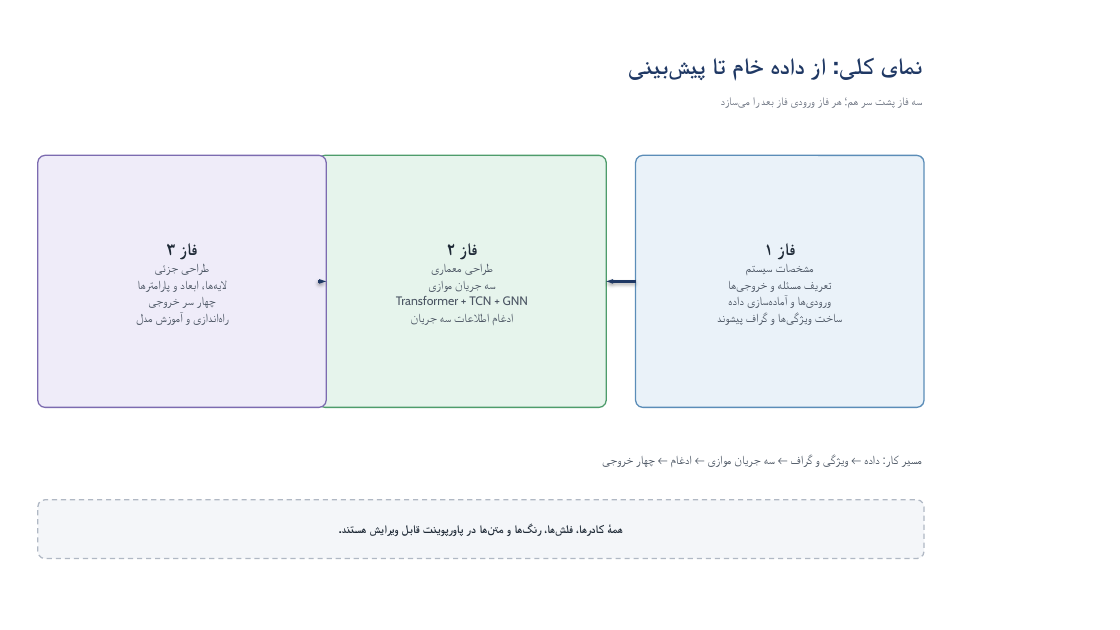
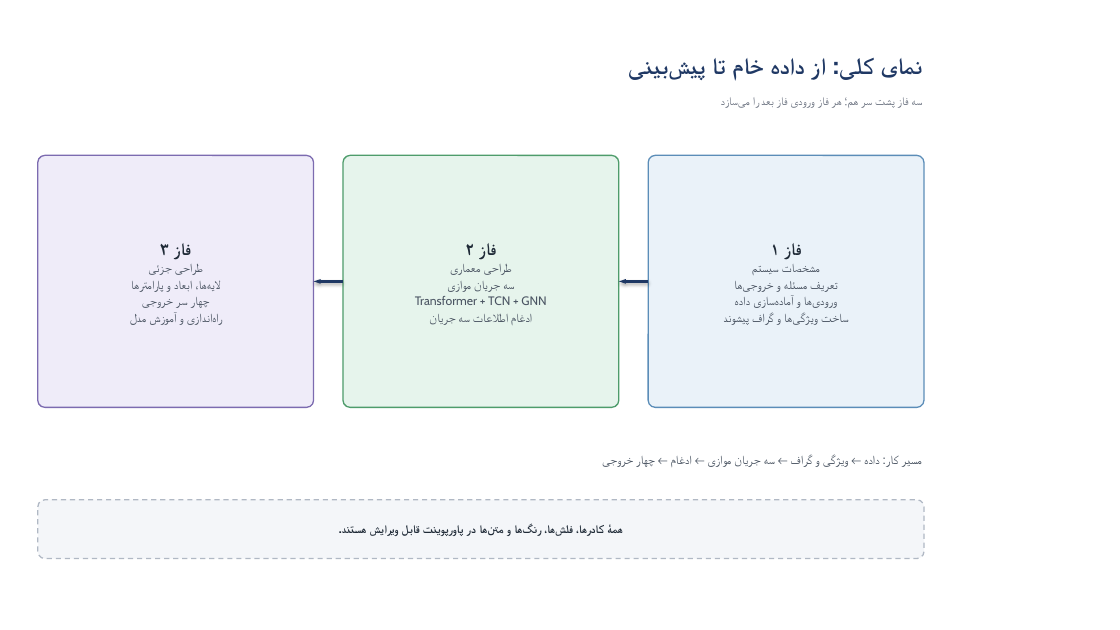
Before and after one commit to omidgholami74/farshid, a slide deck: slide 2 of prometheus-architecture-fa.pptx. Drawn at 1120x630 pixels with LibreOffice and Linux fonts; fonts in the diff are those of the drawing. Boxes give left, top, right and bottom in pixels: in the first picture for what was removed or moved away, otherwise in the second. Text is boxed around its words. In the diff, an @@ line names an element or a change of style, - is before the commit and + after.

```diff
--- a/prometheus-architecture-fa.pptx
+++ b/prometheus-architecture-fa.pptx
@@ rounded rectangle "فاز ۲": place and size @@
-rounded rectangle "فاز ۲" at <box>318,155,606,408</box>
+rounded rectangle "فاز ۲" at <box>343,155,618,408</box>
@@ rounded rectangle "فاز ۳": place and size @@
-rounded rectangle "فاز ۳" at <box>38,155,326,408</box>
+rounded rectangle "فاز ۳" at <box>38,155,313,408</box>
@@ rounded rectangle "فاز ۱": place and size @@
-rounded rectangle "فاز ۱" at <box>636,155,924,408</box>
+rounded rectangle "فاز ۱" at <box>649,155,924,408</box>
@@ arrow moved from (318, 281) - (326, 281) to (343, 281) - (313, 281) @@
@@ arrow moved from (636, 281) - (607, 281) to (649, 281) - (619, 281) @@
```
Also in this commit, not shown: 4 other slides changed, 2 other files.
